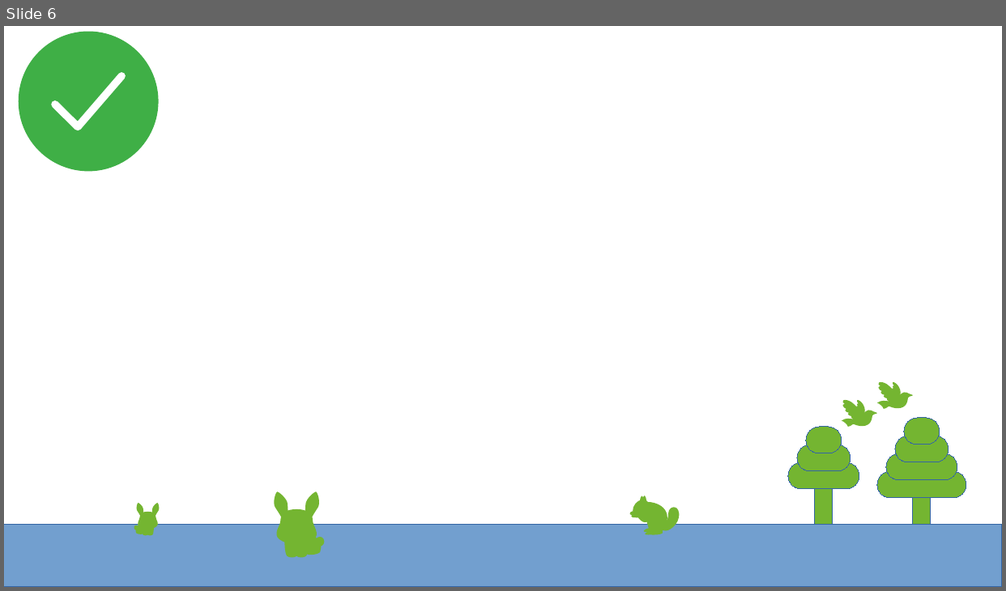
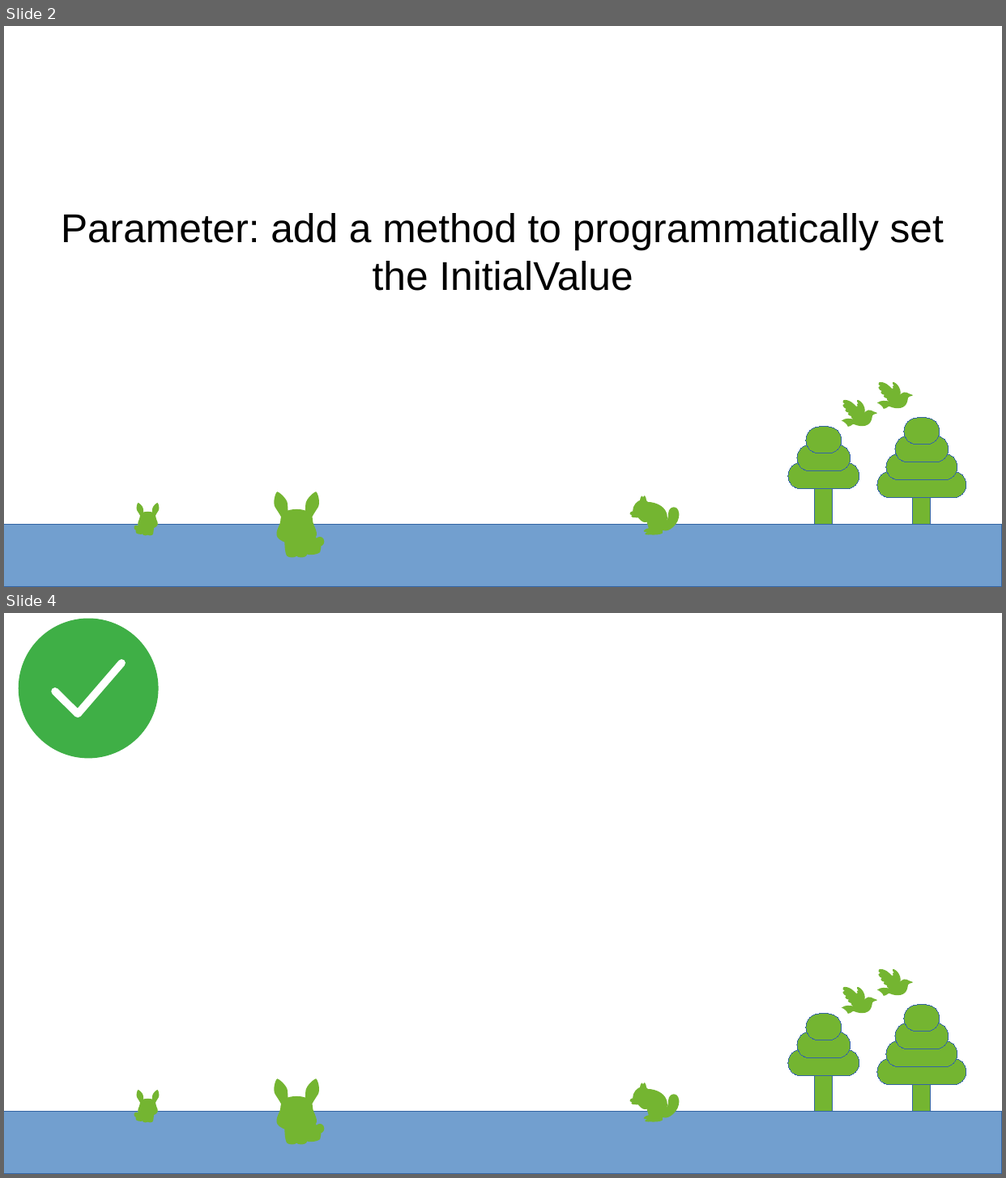
Before and after one commit to g-gualeni/QtNoid2, a slide deck: UserStories/QtNoidApp_UserStories.odp. Shown one above the other, each under a label of ours: slide 6 before the commit, slides 2 and 4 after it; the slides between them are not shown. The pictures are 1006x591 and 1006x1178 pixels, drawn with LibreOffice and Linux fonts; fonts in the diff are those of the drawing. Boxes give left, top, right and bottom in pixels: in the first picture for what was removed or moved away, otherwise in the second. Text is boxed around its words. In the diff, an @@ line names an element or a change of style, - is before the commit and + after.

```diff
--- a/UserStories/QtNoidApp_UserStories.odp
+++ b/UserStories/QtNoidApp_UserStories.odp
@@ slide 2 added at (4, 26, 1002, 587), background #FFFFFF; not listed: 87 template elements that a slide beside it also shows @@
@@ subtitle added at (61, 213, 944, 291), 32 pt, text #000000 @@
+Parameter: add a method to programmatically set the InitialValue
@@ what was slide 6 is now slide 4 @@
```
Also in this commit, not shown: 1 slide changed, 1 other slide added, 4 slides removed, 14 other files.
